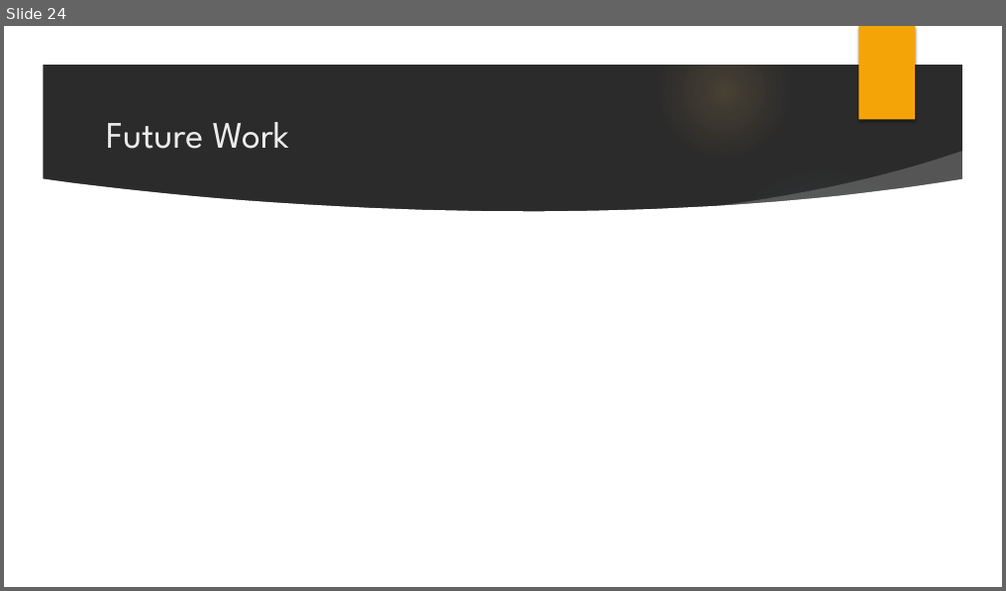
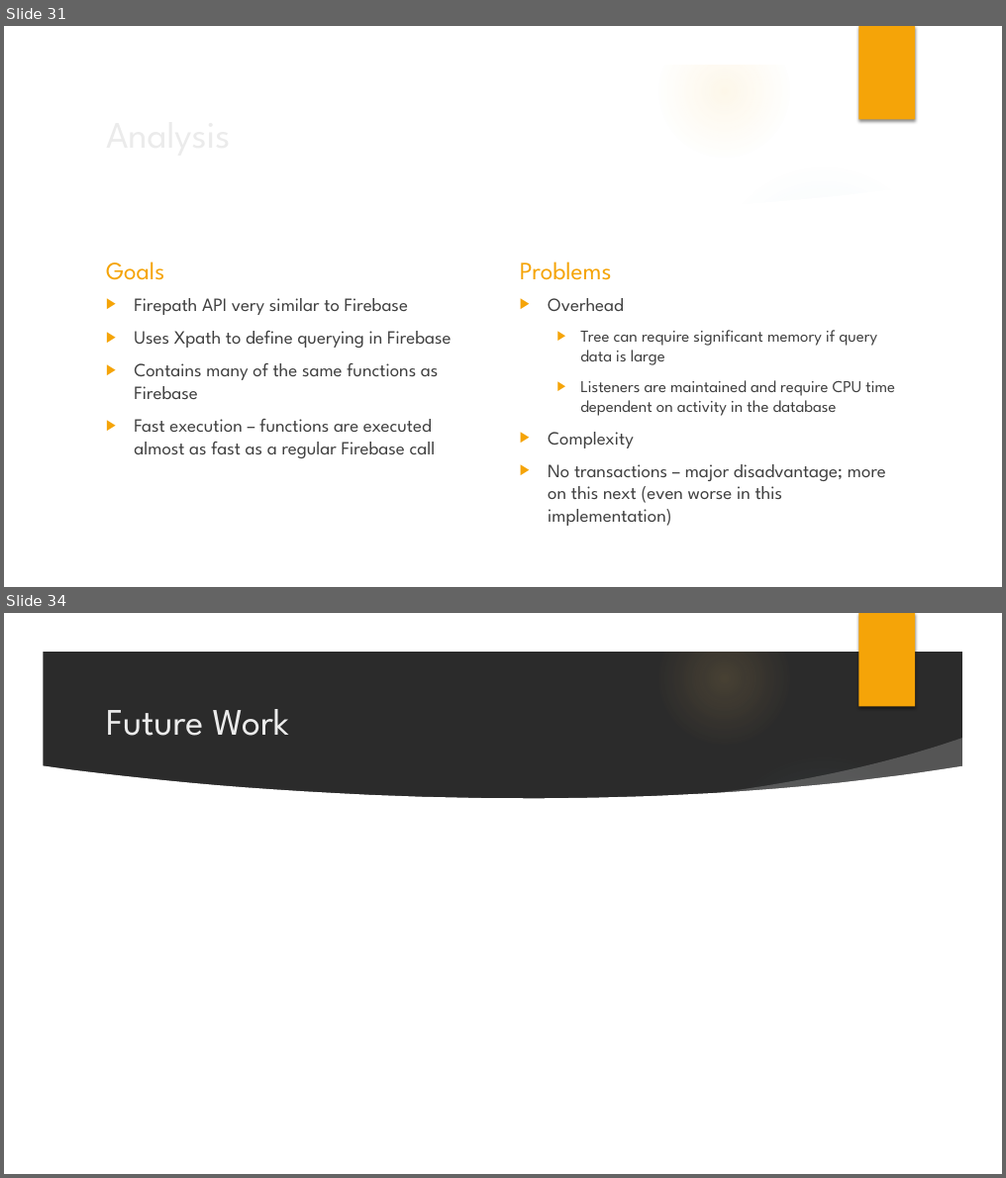
Before and after one commit to jbrelloch/Firepath, a slide deck: FirepathPresentation.pptx. Shown one above the other, each under a label of ours: slide 24 before the commit, slides 31 and 34 after it; the slides between them are not shown. The pictures are 1006x591 and 1006x1178 pixels, drawn with LibreOffice and Linux fonts; fonts in the diff are those of the drawing; background and template pictures are left out; a plain dark background stands for a picture behind light text. Boxes give left, top, right and bottom in pixels: in the first picture for what was removed or moved away, otherwise in the second. Text is boxed around its words. In the diff, an @@ line names an element or a change of style, - is before the commit and + after.

```diff
--- a/FirepathPresentation.pptx
+++ b/FirepathPresentation.pptx
@@ slide 31 added at box(4, 26, 1002, 587), background picture (left out); not listed: 10 template elements that a slide beside it also shows @@
@@ title added at box(98, 104, 816, 164), 36 pt, text #EBEBEB @@
+Analysis
@@ text added at box(106, 262, 164, 280), 24 pt, text #F5A408 @@
+Goals
@@ text added at box(520, 262, 612, 280), 24 pt, text #F5A408 @@
+Problems
@@ text added at box(134, 298, 450, 459), 18 pt, text #404040 @@
+▶ Firepath API very similar to Firebase
+▶ Uses Xpath to define querying in Firebase
+▶ Contains many of the same functions as Firebase
+▶ Fast execution – functions are executed almost as fast as a regular Firebase call
@@ text added at box(548, 330, 895, 526), 16 pt, text #404040 @@
+▶ Overhead
+  ▶ Tree can require significant memory if query data is large
+  ▶ Listeners are maintained and require CPU time dependent on activity in the database
+▶ Complexity
+▶ No transactions – major disadvantage; more on this next (even worse in this implementation)
@@ what was slide 24 is now slide 34 @@
```
Also in this commit, not shown: 10 slides changed, 14 other slides added, 5 slides removed, 14 other files.
